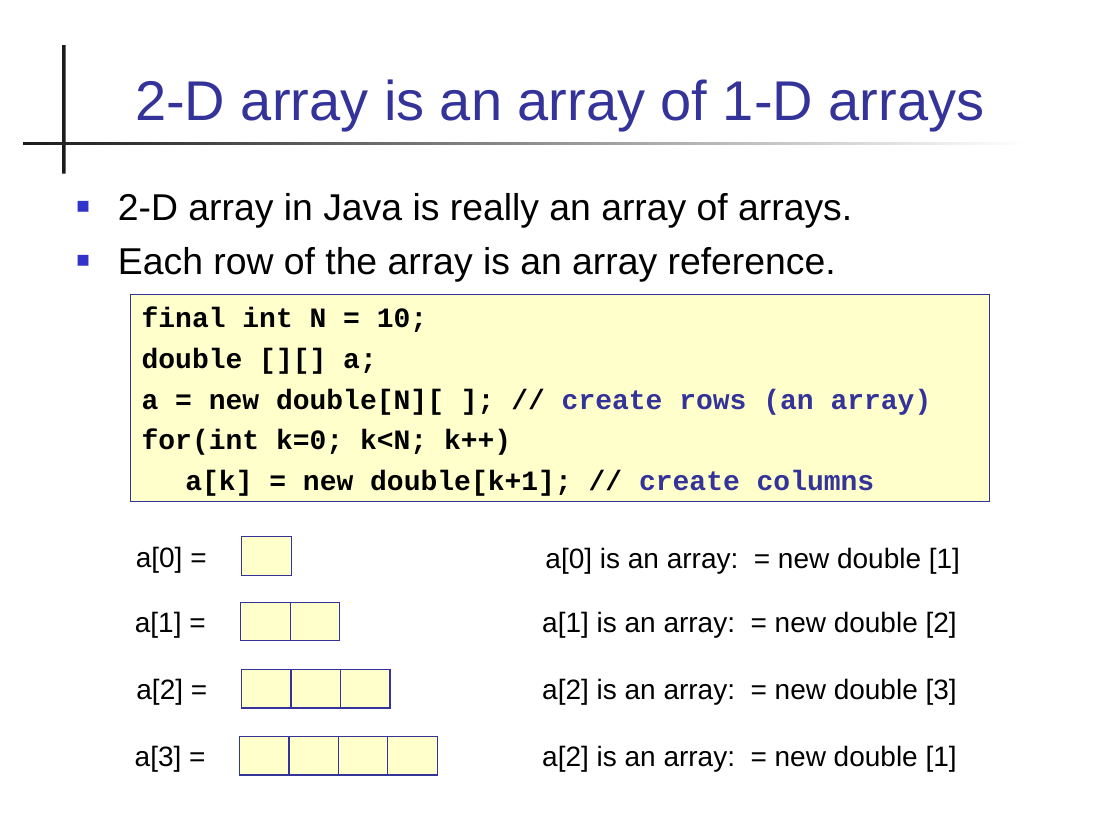
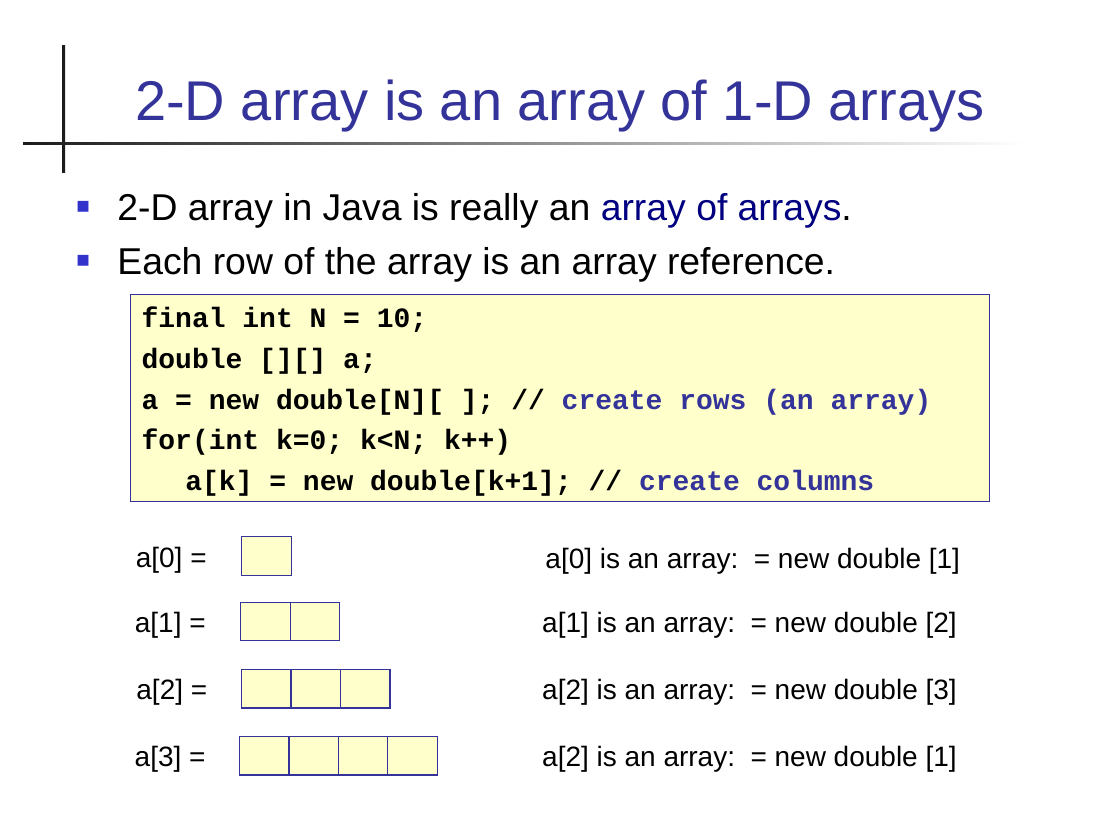
Before and after one commit to cpske/programming1, a slide deck: slide 19 of java-basics/19-Arrays-2D.ppt (slide 33 before the commit). Drawn at 1120x840 pixels with LibreOffice and Linux fonts; fonts in the diff are those of the drawing. Boxes give left, top, right and bottom in pixels: in the first picture for what was removed or moved away, otherwise in the second. Text is boxed around its words. In the diff, an @@ line names an element or a change of style, - is before the commit and + after.

```diff
--- a/java-basics/19-Arrays-2D.ppt
+++ b/java-basics/19-Arrays-2D.ppt
@@ text "2-D array in Java is ..." at (x1=117, y1=193, x2=852, y2=282): text colour #000000 to #000080 in "array of arrays." @@
```
Also in this commit, not shown: 12 other slides changed, 3 slides added, 4 slides removed, 6 other files.
